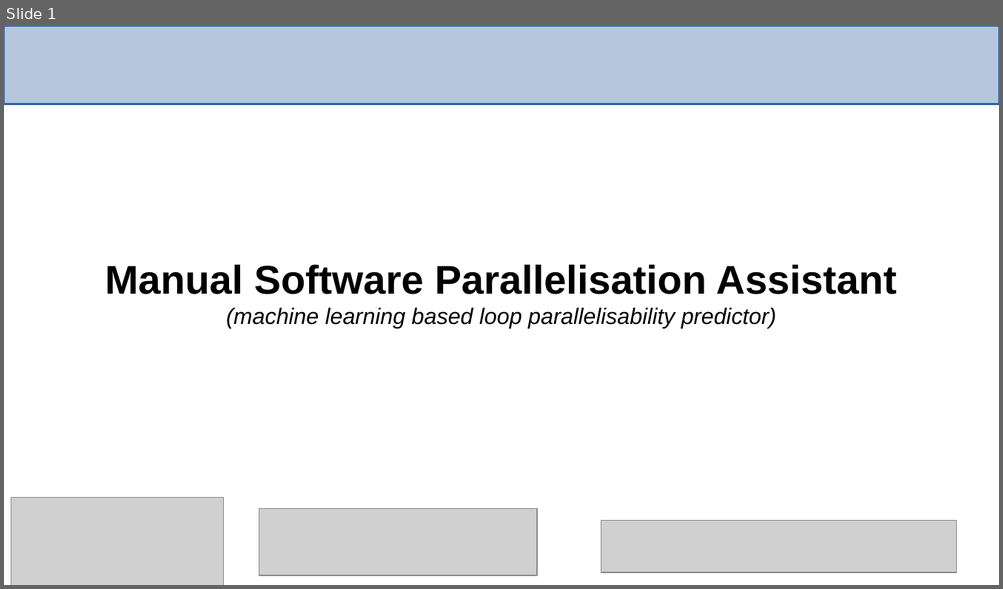
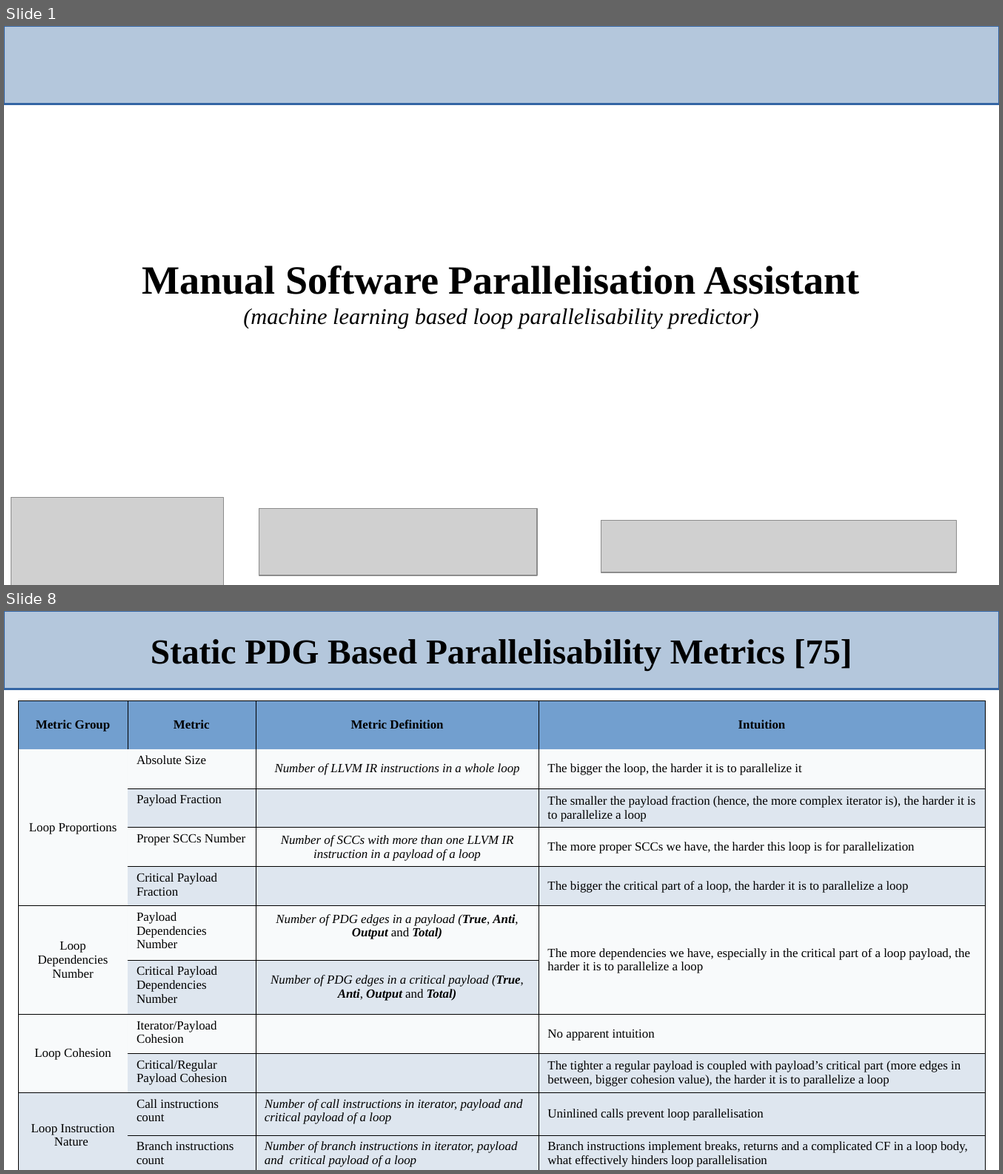
Before and after one commit to harel-coffee/PParMetrics-auto, a slide deck: doc/HiSilicon_Huawei_meeting/presentation.odp. Shown one above the other, each under a label of ours: slide 1 before the commit, slides 1 and 8 after it; the slides between them are not shown. The pictures are 1003x589 and 1003x1174 pixels, drawn with LibreOffice and Linux fonts; fonts in the diff are those of the drawing; grey boxes stand for pictures. Boxes give left, top, right and bottom in pixels: in the first picture for what was removed or moved away, otherwise in the second. Text is boxed around its words. In the diff, an @@ line names an element or a change of style, - is before the commit and + after.

```diff
--- a/doc/HiSilicon_Huawei_meeting/presentation.odp
+++ b/doc/HiSilicon_Huawei_meeting/presentation.odp
@@ slide 8 added at (4,611,999,1170), background #FFFFFF @@
@@ rectangle added at (4,611,999,689), fill #B4C7DC, outline #3465A4 1.5 pt @@
@@ title added at (151,639,852,671), 28 pt, text #000000, bold @@
+Static PDG Based Parallelisability Metrics [75]
@@ table added at (19,701,985,1170), 11 rows, 4 columns @@
+Metric Group | Metric | Metric Definition | Intuition
+Loop Proportions | Absolute Size | Number of LLVM IR instructions in a whole loop | The bigger the loop, the harder it is to parallelize it
+ | Payload Fraction |  | The smaller the payload fraction (hence, the more complex iterator is), the harder it is to parallelize a loop
+ | Proper SCCs Number | Number of SCCs with more than one LLVM IR instruction in a payload of a loop | The more proper SCCs we have, the harder this loop is for parallelization
+ | Critical Payload Fraction |  | The bigger the critical part of a loop, the harder it is to parallelize a loop
+Loop Dependencies Number | Payload Dependencies Number | Number of PDG edges in a payload (True, Anti, Output and Total) | The more dependencies we have, especially in the critical part of a loop payload, the harder it is to parallelize a loop
+ | Critical Payload Dependencies Number | Number of PDG edges in a critical payload (True, Anti, Output and Total) | 
+Loop Cohesion | Iterator/Payload Cohesion |  | No apparent intuition
+ | Critical/Regular Payload Cohesion |  | The tighter a regular payload is coupled with payload’s critical part (more edges in between, bigger cohesion value), the harder it is to parallelize a loop
+Loop Instruction Nature | Call instructions count | Number of call instructions in iterator, payload and critical payload of a loop | Uninlined calls prevent loop parallelisation
+ | Branch instructions count | Number of branch instructions in iterator, payload and critical payload of a loop | Branch instructions implement breaks, returns and a complicated CF in a loop body, what effectively hinders loop parallelisation
@@ slide 1 changed as well @@
@@ title "Manual Software Parallelisation Assistant (machine ..." at (142,266,859,329): font Arial to Times New Roman @@
```
Also in this commit, not shown: 14 other slides added, 3 slides removed, 7 other files.
